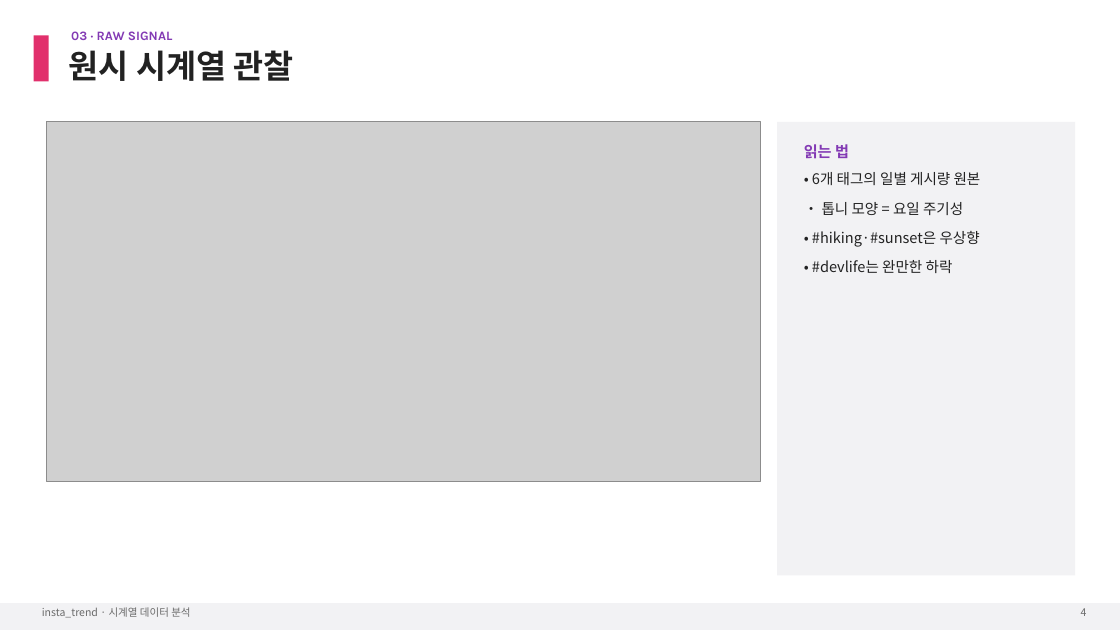
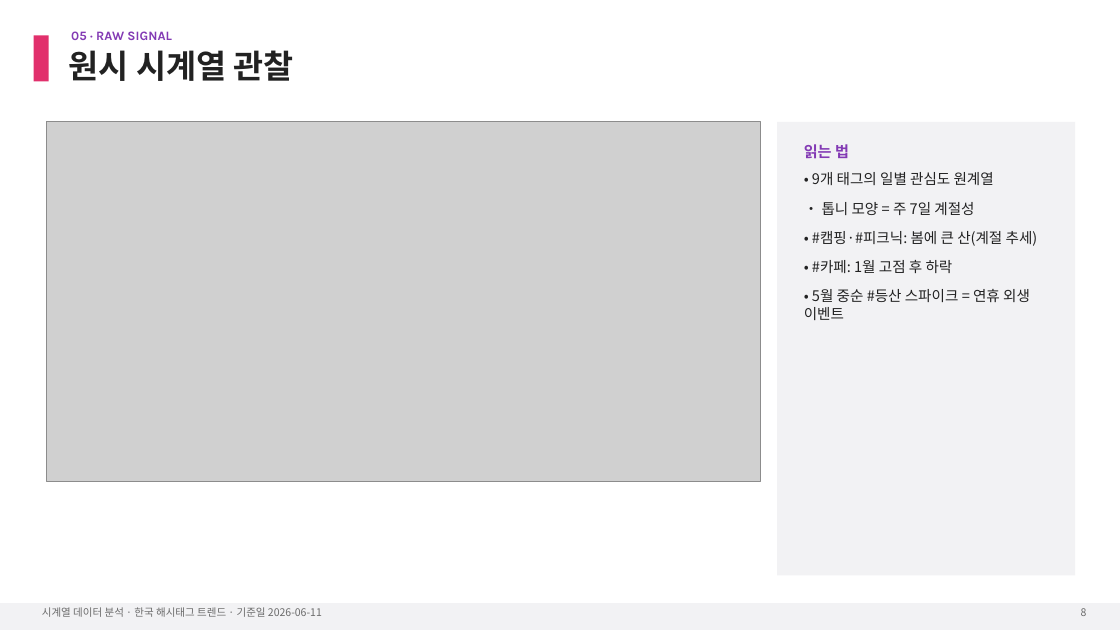
Before and after one commit to iluv4/insta_trend, a slide deck: slide 11 of presentation/insta_trend_timeseries.pptx (slide 6 before the commit). Drawn at 1120x630 pixels with LibreOffice and Linux fonts; fonts in the diff are those of the drawing; grey boxes stand for pictures. Boxes give left, top, right and bottom in pixels: in the first picture for what was removed or moved away, otherwise in the second. Text is boxed around its words. In the diff, an @@ line names an element or a change of style, - is before the commit and + after.

```diff
--- a/presentation/insta_trend_timeseries.pptx
+++ b/presentation/insta_trend_timeseries.pptx
@@ text at (71,31,171,40): text changed @@
-03 · RAW SIGNAL
+05 · RAW SIGNAL
@@ text at (804,172,1038,320): text changed @@
-• 6개 태그의 일별 게시량 원본
-• 톱니 모양 = 요일 주기성
-• #hiking·#sunset은 우상향
-• #devlife는 완만한 하락
+• 9개 태그의 일별 관심도 원계열
+• 톱니 모양 = 주 7일 계절성
+• #캠핑·#피크닉: 봄에 큰 산(계절 추세)
+• #카페: 1월 고점 후 하락
+• 5월 중순 #등산 스파이크 = 연휴 외생 이벤트
@@ text at (42,607,322,617): text changed @@
-insta_trend · 시계열 데이터 분석
+시계열 데이터 분석 · 한국 해시태그 트렌드 · 기준일 2026-06-11
@@ text at (1081,608,1087,616): text changed @@
-4
+8
```
Also in this commit, not shown: 11 other slides changed, 12 slides added, 2 slides removed, 14 other files.
